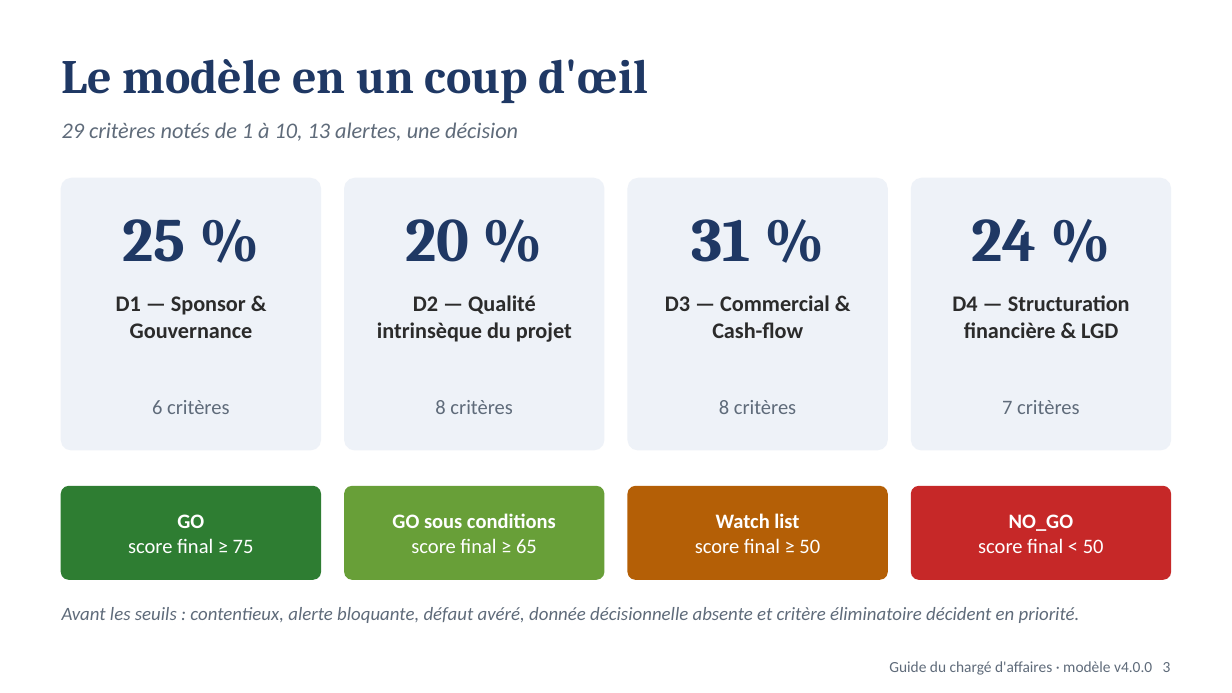
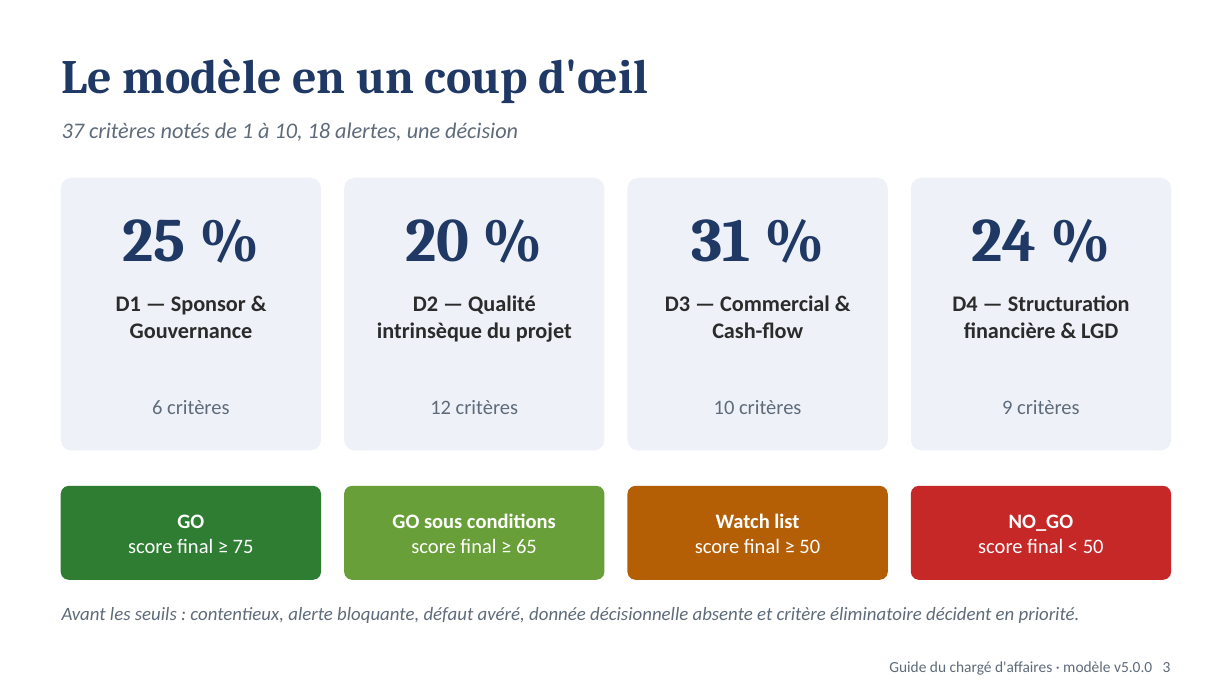
Before and after one commit to tariqeddoumi/pi-scoring-claude, a slide deck: slide 3 of docs/Guide_Charge_Affaires_Formation.pptx. Drawn at 1232x693 pixels with LibreOffice and Linux fonts; fonts in the diff are those of the drawing. Boxes give left, top, right and bottom in pixels: in the first picture for what was removed or moved away, otherwise in the second. Text is boxed around its words. In the diff, an @@ line names an element or a change of style, - is before the commit and + after.

```diff
--- a/docs/Guide_Charge_Affaires_Formation.pptx
+++ b/docs/Guide_Charge_Affaires_Formation.pptx
@@ text at bbox=[62, 122, 518, 141]: text changed @@
-29 critères notés de 1 à 10, 13 alertes, une décision
+37 critères notés de 1 à 10, 18 alertes, une décision
@@ text at bbox=[430, 400, 518, 414]: text changed @@
-8 critères
+12 critères
@@ text at bbox=[714, 400, 801, 414]: text changed @@
-8 critères
+10 critères
@@ text at bbox=[1002, 400, 1079, 414]: text changed @@
-7 critères
+9 critères
@@ text at bbox=[889, 661, 1171, 675]: text changed @@
-Guide du chargé d'affaires · modèle v4.0.0 3
+Guide du chargé d'affaires · modèle v5.0.0 3
```
Also in this commit, not shown: 14 other slides changed, 1 slide added, 24 other files.
